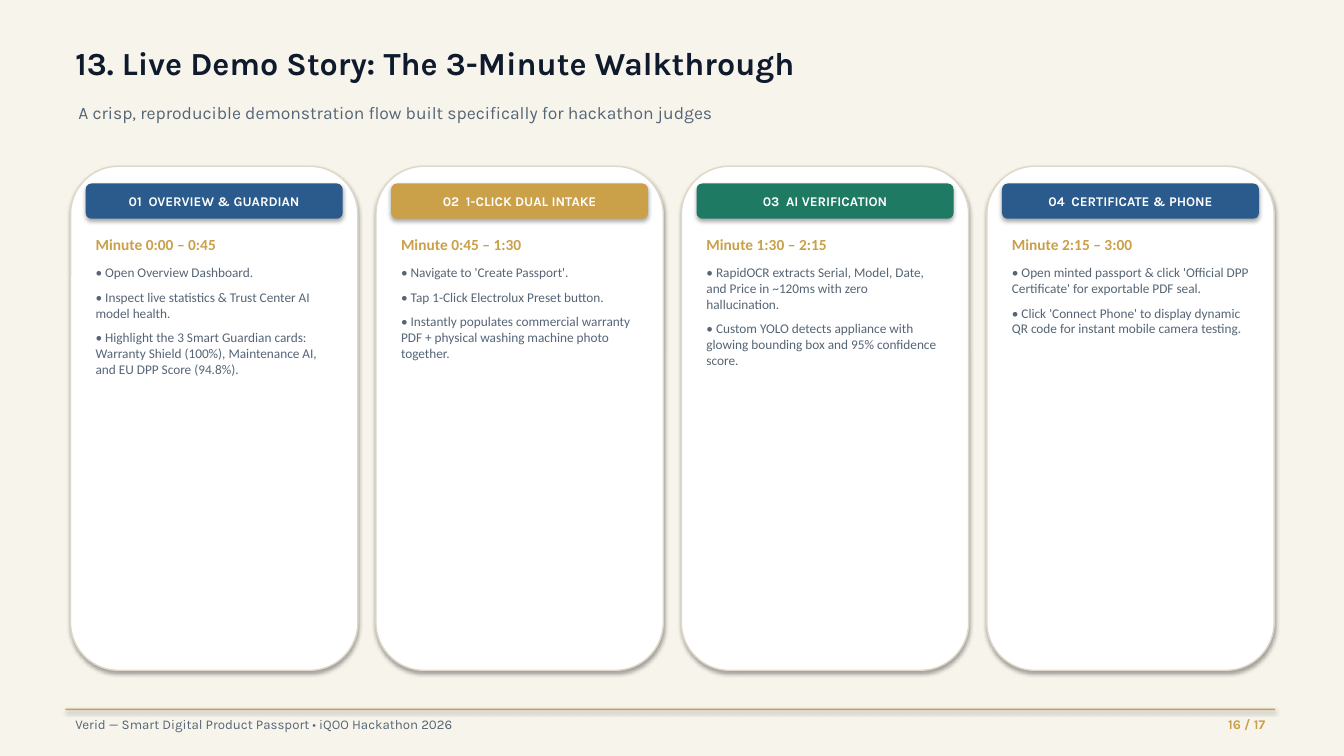
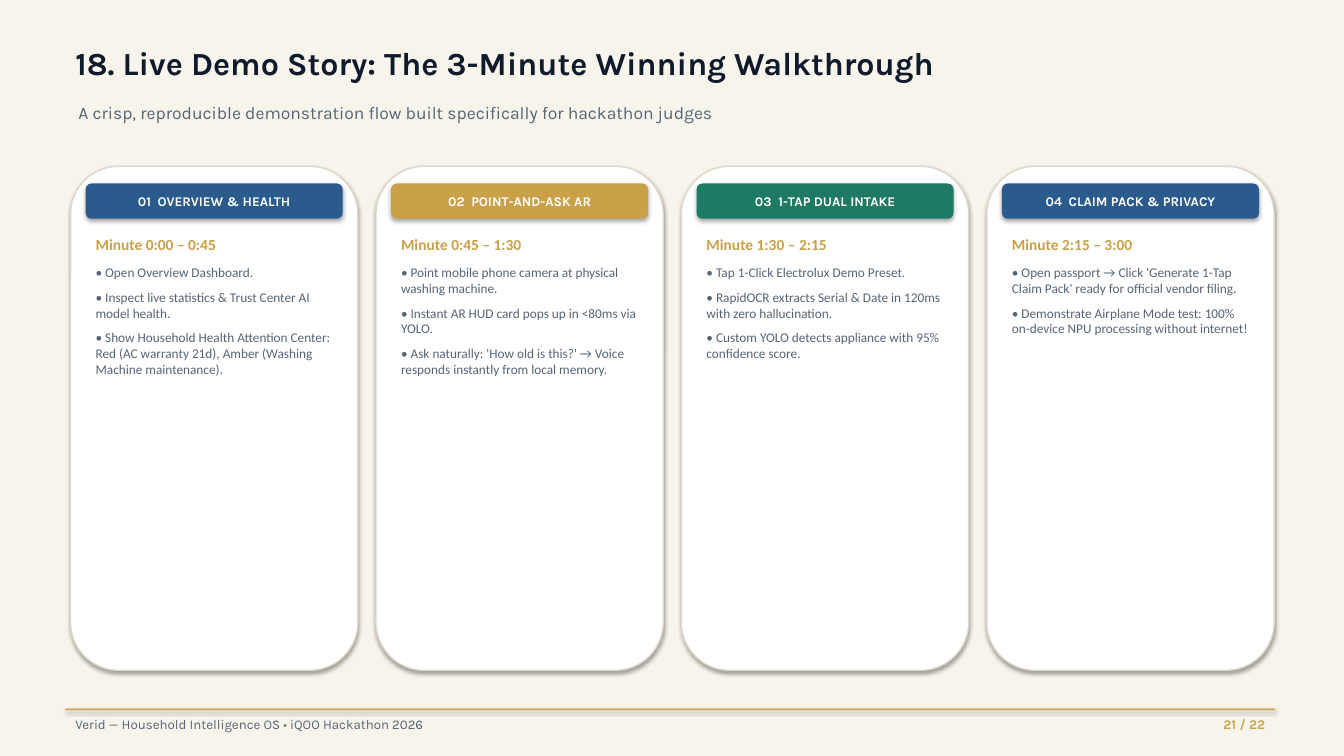
Before and after one commit to ATS-AI-6278/IQ-Hackathon, a slide deck: slide 21 of Smart_Product_Passport_Project_Presentation.pptx (slide 16 before the commit). Drawn at 1344x756 pixels with LibreOffice and Linux fonts; fonts in the diff are those of the drawing. Boxes give left, top, right and bottom in pixels: in the first picture for what was removed or moved away, otherwise in the second. Text is boxed around its words. In the diff, an @@ line names an element or a change of style, - is before the commit and + after.

Commit message:
feat(presentation): upgrade to next-gen 22-slide Household Intelligence OS with AI mockups and product graph

```diff
--- a/Smart_Product_Passport_Project_Presentation.pptx
+++ b/Smart_Product_Passport_Project_Presentation.pptx
@@ text at (75,52,933,83): text changed @@
-13. Live Demo Story: The 3-Minute Walkthrough
+18. Live Demo Story: The 3-Minute Winning Walkthrough
@@ text in rounded rectangle at (138,197,291,206): text changed @@
-01 OVERVIEW & GUARDIAN
+01 OVERVIEW & HEALTH
@@ text in rounded rectangle at (448,197,591,206): text changed @@
-02 1-CLICK DUAL INTAKE
+02 POINT-AND-ASK AR
@@ text in rounded rectangle at (755,197,895,206): text changed @@
-03 AI VERIFICATION
+03 1-TAP DUAL INTAKE
@@ text in rounded rectangle at (1046,197,1215,206): text changed @@
-04 CERTIFICATE & PHONE
+04 CLAIM PACK & PRIVACY
@@ text at (401,268,636,376): text changed @@
-• Navigate to 'Create Passport'.
-• Tap 1-Click Electrolux Preset button.
-• Instantly populates commercial warranty PDF + physical washing machine photo together.
+• Point mobile phone camera at physical washing machine.
+• Instant AR HUD card pops up in <80ms via YOLO.
+• Ask naturally: 'How old is this?' → Voice responds instantly from local memory.
@@ text at (706,268,940,358): text changed @@
-• RapidOCR extracts Serial, Model, Date, and Price in ~120ms with zero hallucination.
-• Custom YOLO detects appliance with glowing bounding box and 95% confidence score.
+• Tap 1-Click Electrolux Demo Preset.
+• RapidOCR extracts Serial & Date in 120ms with zero hallucination.
+• Custom YOLO detects appliance with 95% confidence score.
@@ text at (1012,268,1248,336): text changed @@
-• Open minted passport & click 'Official DPP Certificate' for exportable PDF seal.
-• Click 'Connect Phone' to display dynamic QR code for instant mobile camera testing.
+• Open passport → Click 'Generate 1-Tap Claim Pack' ready for official vendor filing.
+• Demonstrate Airplane Mode test: 100% on-device NPU processing without internet!
@@ text at (96,333,331,376): text changed @@
-• Highlight the 3 Smart Guardian cards: Warranty Shield (100%), Maintenance AI, and EU DPP Score (94.8%).
+• Show Household Health Attention Center: Red (AC warranty 21d), Amber (Washing Machine maintenance).
@@ text at (75,720,423,732): text changed @@
-Verid — Smart Digital Product Passport • iQOO Hackathon 2026
+Verid — Household Intelligence OS • iQOO Hackathon 2026
@@ text at (1223,720,1265,729): text changed @@
-16 / 17
+21 / 22
```
Also in this commit, not shown: 12 other slides changed, 9 slides added, 4 slides removed, 26 other files.
